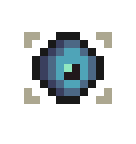
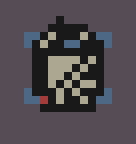
Revision of a layered w=136, h=144 image; what changed, layer by layer:
showed "MouseCursorArrowIcon.png" over [40, 48, 88, 96]
showed "MouseCursorDownIcon.png" over [32, 48, 104, 96]
showed "MouseCursorUpIcon.png" over [32, 48, 104, 96]
showed "MouseCursorLeftIcon.png" over [48, 40, 96, 112]
showed "MouseCursorRightIcon.png" over [48, 40, 96, 112]
showed "MouseCursorEyeIcon.png" over [32, 32, 104, 104]
showed "MouseCursorSackIcon.png" over [40, 40, 104, 104]
showed "MouseCursorTalkIcon.png", painted on it over [32, 24, 104, 88]
showed "MouseCursorLiftIcon.png" over [40, 32, 96, 96]
painted on "MouseCursorInspectIcon.png" over [24, 32, 112, 104]
showed "MouseCursorTargetIcon.png" over [32, 40, 104, 112]
showed "MouseCursorHandIcon.png" over [32, 16, 104, 104]
showed "MouseCursorCrossIcon.png" over [32, 24, 104, 112]
showed "MouseCursorWaitIcon.png" over [40, 32, 96, 112]
showed "Background" over [0, 0, 136, 144]
